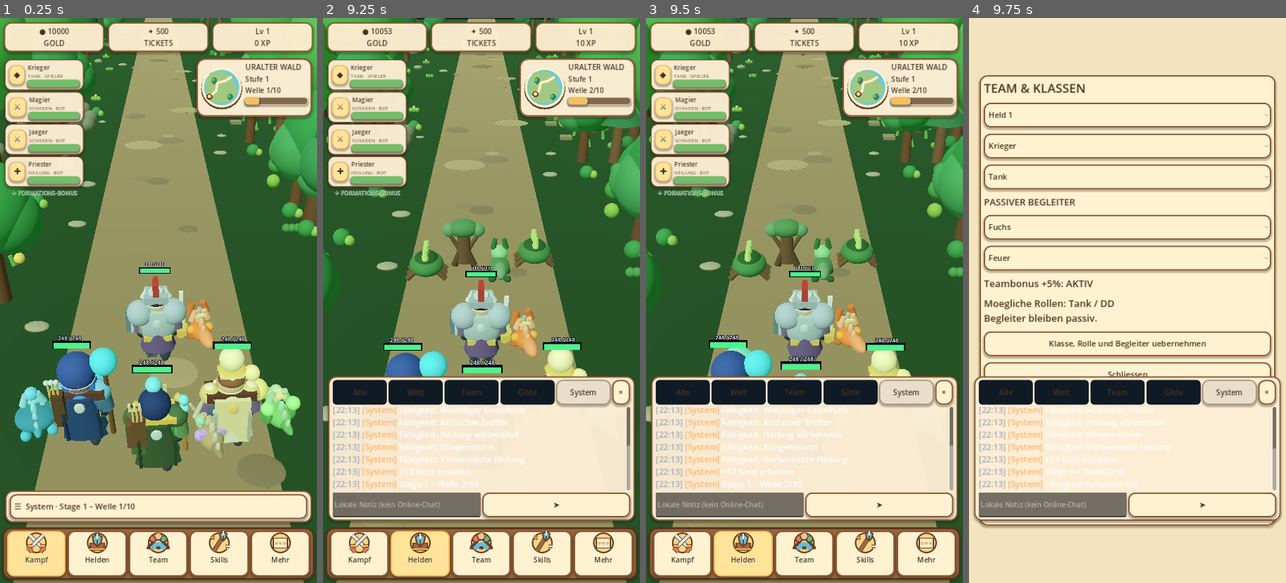
Above: before the commit, frames 1-4 (left to right).
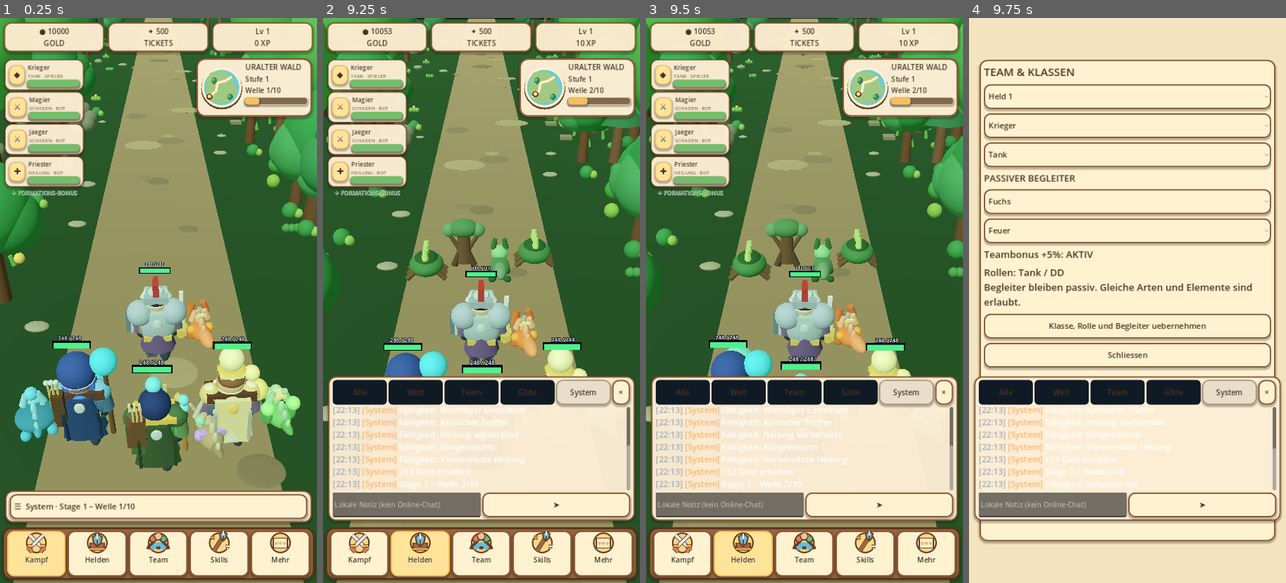
Above: after the commit, the same moments.

Repository: xynewageyx/TitanLegend
Game: Godot game, scene res://scenes/main.tscn
The game is run twice, just before and just after one commit, with the same random seed, the same clock (stepped at 60 frames per second) and the same inputs.
Inputs (mouse positions are in pixels of both pictures, inside the frame that each line leads up to):
- Up to frame 1 (0.25 s): no input
- Up to frame 2 (9.25 s): click "☰ System · Stage 1 – Welle 1/…" at 0.5 s; click "Welt" at 1.25 s; click "Alle" at 2 s; click "Team" at 2.75 s; click "Gilde" at 3.5 s; click "System" at 4.25 s; click "×" at 5 s; click "☰ System · Fähigkeit: Vorbere…" at 5.75 s; click "➤" at 6.5 s; click (357, 554) at 7.25 s; click (421, 554) at 8 s; click "✕" at 8.75 s
- Up to frame 3 (9.5 s): no input
- Up to frame 4 (9.75 s): click (1127, 554) at 9.5 s

Frames 1-3 are identical in both runs. In frame 4, 18% of the frame differs, in the area x 2-98%, y 7-93%.

Commit message:
Make team and companion selector scrollable and compact on Android portrait

Diff:
--- a/scripts/class_menu.gd
+++ b/scripts/class_menu.gd
@@ -22,17 +22,22 @@
  panel = PanelContainer.new()
  panel.set_anchors_and_offsets_preset(Control.PRESET_FULL_RECT)
  panel.offset_left = 24.0
- panel.offset_top = 130.0
+ panel.offset_top = 95.0
  panel.offset_right = -24.0
- panel.offset_bottom = -130.0
+ panel.offset_bottom = -95.0
  panel.custom_minimum_size = Vector2.ZERO
  add_child(panel)
+ var scroll := ScrollContainer.new()
+ scroll.size_flags_vertical = Control.SIZE_EXPAND_FILL
+ scroll.horizontal_scroll_mode = ScrollContainer.SCROLL_MODE_DISABLED
+ panel.add_child(scroll)
  var v := VBoxContainer.new()
- v.add_theme_constant_override("separation", 14)
- panel.add_child(v)
+ v.size_flags_horizontal = Control.SIZE_EXPAND_FILL
+ v.add_theme_constant_override("separation", 10)
+ scroll.add_child(v)
  var title := Label.new()
  title.text = "TEAM & KLASSEN"
- title.add_theme_font_size_override("font_size", 28)
+ title.add_theme_font_size_override("font_size", 25)
  v.add_child(title)
  slot_selector = OptionButton.new()
  for i in range(4):
@@ -66,11 +71,11 @@
  v.add_child(description)
  var apply := Button.new()
  apply.text = "Klasse, Rolle und Begleiter uebernehmen"
- apply.custom_minimum_size.y = 75
+ apply.custom_minimum_size.y = 60
  v.add_child(apply)
  var close := Button.new()
  close.text = "Schliessen"
- close.custom_minimum_size.y = 65
+ close.custom_minimum_size.y = 55
  v.add_child(close)
  apply.pressed.connect(_apply)
  close.pressed.connect(func(): visible = false)
@@ -102,7 +107,7 @@
   if role_selector.get_item_id(idx) == current_role:
    role_selector.select(idx)
    break
- description.text = "Moegliche Rollen: " + CLASS_ROLES[selected_class] + "\nBegleiter bleiben passiv."
+ description.text = "Rollen: " + CLASS_ROLES[selected_class] + "\nBegleiter bleiben passiv. Gleiche Arten und Elemente sind erlaubt."
  bonus_label.text = "Teambonus +5%: " + ("AKTIV" if team_formation.has_formation_bonus() else "INAKTIV")
 func _apply() -> void:
  var chosen_role: int = role_selector.get_selected_id()
